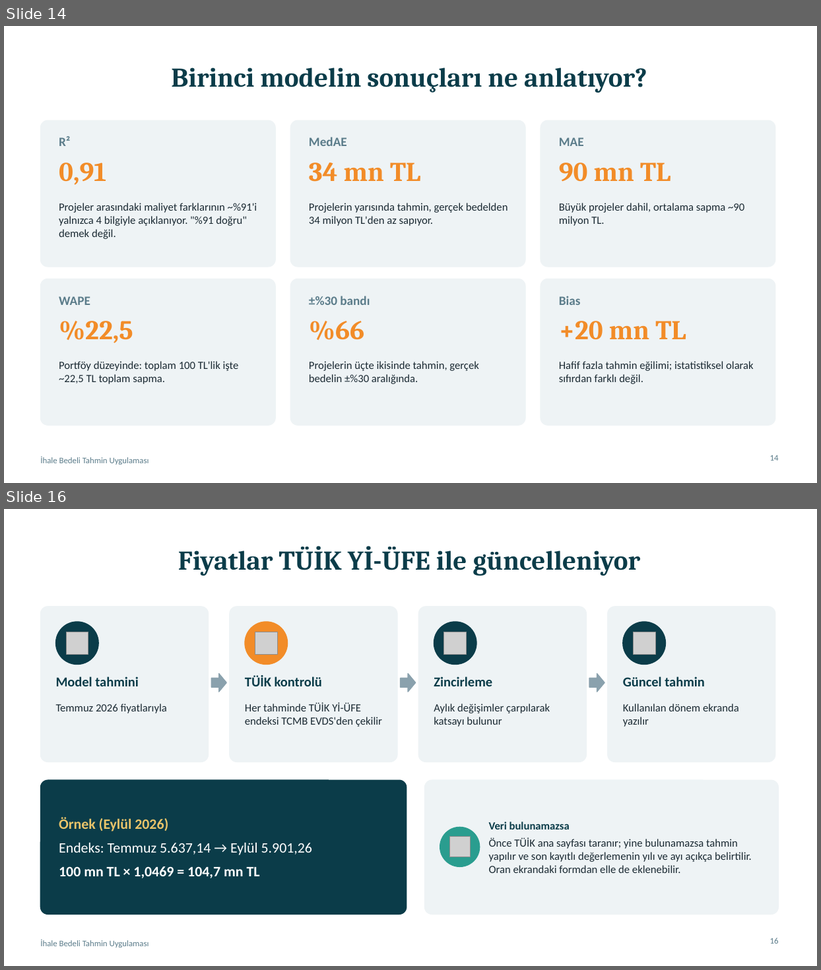
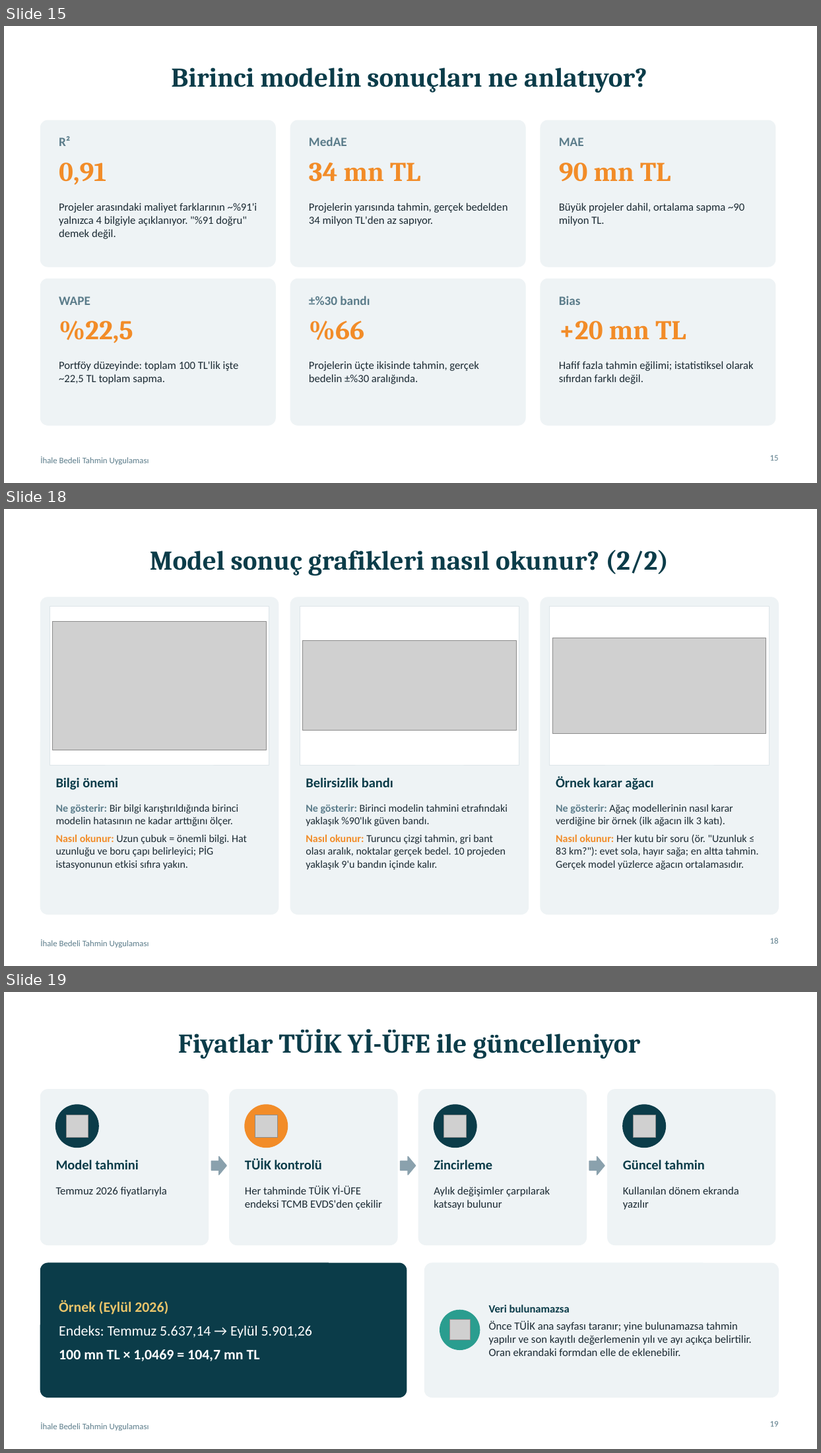
Before and after one commit to furkanatlan/ihale_tahmin, a slide deck: sunum/ihale_tahmin_sunumu.pptx. Shown one above the other, each under a label of ours: slides 14 and 16 before the commit, slides 15, 18 and 19 after it; the slides between them are not shown. The pictures are 821x970 and 821x1453 pixels, drawn with LibreOffice and Linux fonts; fonts in the diff are those of the drawing; grey boxes stand for pictures. Boxes give left, top, right and bottom in pixels: in the first picture for what was removed or moved away, otherwise in the second. Text is boxed around its words. In the diff, an @@ line names an element or a change of style, - is before the commit and + after.

```diff
--- a/sunum/ihale_tahmin_sunumu.pptx
+++ b/sunum/ihale_tahmin_sunumu.pptx
@@ slide 18 added at [4, 509, 817, 966], background #FFFFFF; not listed: 1 template element that a slide beside it also shows @@
@@ title added at [150, 550, 669, 576], 32 pt, text #0B3C49, bold @@
+Model sonuç grafikleri nasıl okunur? (2/2)
@@ rounded rectangle added at [40, 597, 279, 915], fill #EEF3F5, outline #EEF3F5 1 pt @@
@@ rectangle added at [50, 607, 269, 765], fill #FFFFFF, outline #DDE5E9 0.75 pt @@
@@ rounded rectangle added at [290, 597, 529, 915], fill #EEF3F5, outline #EEF3F5 1 pt @@
@@ rectangle added at [300, 607, 519, 765], fill #FFFFFF, outline #DDE5E9 0.75 pt @@
@@ rounded rectangle added at [541, 597, 779, 915], fill #EEF3F5, outline #EEF3F5 1 pt @@
@@ rectangle added at [550, 607, 770, 765], fill #FFFFFF, outline #DDE5E9 0.75 pt @@
@@ picture added at [53, 622, 266, 751] @@
@@ picture added at [303, 641, 516, 730] @@
@@ picture added at [553, 638, 766, 734] @@
@@ text added at [56, 778, 118, 790], 16 pt, text #0B3C49, bold @@
+Bilgi önemi
@@ text added at [306, 778, 393, 788], 16 pt, text #0B3C49, bold @@
+Belirsizlik bandı
@@ text added at [556, 776, 653, 790], 16 pt, text #0B3C49, bold @@
+Örnek karar ağacı
@@ text added at [56, 805, 247, 870], 12.5 pt, text #1B2A33 @@
+Ne gösterir: Bir bilgi karıştırıldığında birinci modelin hatasının ne kadar arttığını ölçer.
+Nasıl okunur: Uzun çubuk = önemli bilgi. Hat uzunluğu ve boru çapı belirleyici; PİG istasyonunun etkisi sıfıra yakın.
@@ text added at [306, 805, 508, 870], 12.5 pt, text #1B2A33 @@
+Ne gösterir: Birinci modelin tahmini etrafındaki yaklaşık %90'lık güven bandı.
+Nasıl okunur: Turuncu çizgi tahmin, gri bant olası aralık, noktalar gerçek bedel. 10 projeden yaklaşık 9'u bandın içinde kalır.
@@ text added at [556, 805, 758, 870], 12.5 pt, text #1B2A33 @@
+Ne gösterir: Ağaç modellerinin nasıl karar verdiğine bir örnek (ilk ağacın ilk 3 katı).
+Nasıl okunur: Her kutu bir soru (ör. "Uzunluk ≤ 83 km?"): evet sola, hayır sağa; en altta tahmin. Gerçek model yüzlerce ağacın ortalamasıdır.
@@ page number added at [770, 938, 779, 944], 10 pt, text #5B7C8A @@
+18
@@ what was slide 14 is now slide 15 @@
@@ page number at [770, 456, 779, 461]: text changed @@
-14
+15
@@ what was slide 16 is now slide 19 @@
@@ page number at [770, 1421, 779, 1427]: text changed @@
-16
+19
```
Also in this commit, not shown: 2 slides changed, 2 other slides added.
